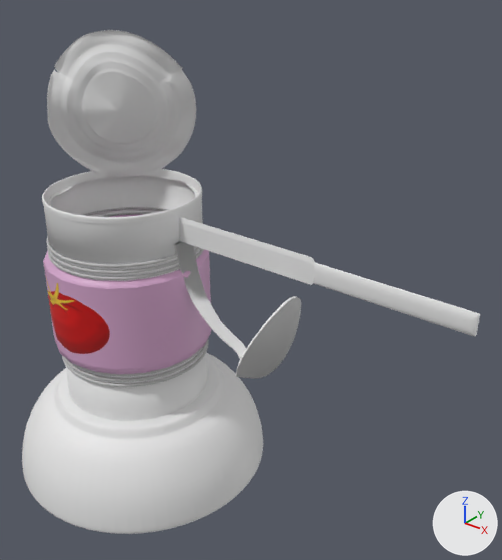
Renders of the FBX model Assets/Models/GarbageGun.fbx from each side of a commit.
Rendered twice from a 50 mm lens placed at (5.18, -5.62, 5.63), pointed at (0.39, 0.37, 1.92). Arrows for +X, +Y and +Z are at lower right; the lights stay in place. Where no turn or scale is listed for an object, it has been applied to the vertices.

The first picture shows 'bowl', 'kaleng', 'knife', 'pCylinder1', 'polySurface20', 'polySurface22', 'spoon'.
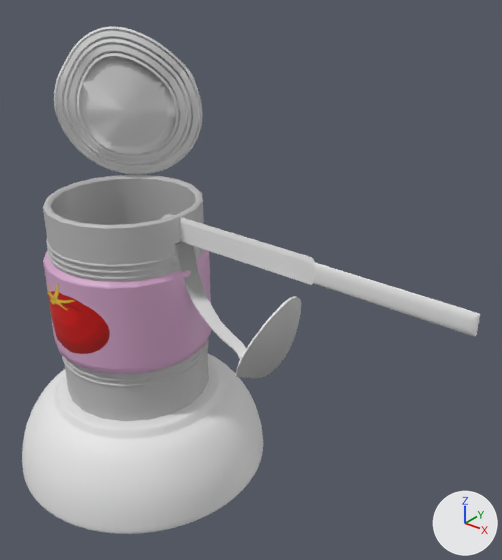
Boxes (x1, y1, x2, y2) around the edits, measured in the pictures (502 x 560 px):
```json
{"object": "kaleng", "change": "deleted", "before": [42, 30, 208, 421]}
{"object": "pCylinder2", "change": "added", "after": [43, 175, 209, 421]}
{"object": "polySurface26", "change": "added", "after": [54, 27, 202, 175]}
```

Edits to the scene script, one JSON object a line:
```json
{"op": "add", "block": "me_mesh_012_1", "code": ["me_mesh_012_1 = bpy.data.meshes.new('Mesh.012')", "me_mesh_012_1.from_pydata(...)  # 7714 vertices, 8452 faces; spans x -0.81..0.81, y -0.6..0.62, z -1.0..1.0", "me_mesh_012_1.materials.append(mat_test_1)  # white #e7e7e7"]}
{"op": "add", "block": "me_mesh_013_1", "code": ["me_mesh_013_1 = bpy.data.meshes.new('Mesh.013')", "me_mesh_013_1.from_pydata(...)  # 120 vertices, 102 faces; spans x -1.01..1.01, y -1.01..1.01, z -1.43..1.43", "me_mesh_013_1.materials.append(mat_lambert1)  # grey #bcbcbc"]}
{"op": "remove", "block": "ob_kaleng", "code": ["ob_kaleng = bpy.data.objects.new('kaleng', me_mesh_014)", "ob_kaleng.location = (-1.4, 0.0, 1.34)"]}
{"op": "add", "block": "ob_polysurface26", "code": ["ob_polysurface26 = bpy.data.objects.new('polySurface26', me_mesh_012_1)", "ob_polysurface26.location = (-1.87, 0.6, 3.69)"]}
{"op": "add", "block": "ob_pcylinder2", "code": ["ob_pcylinder2 = bpy.data.objects.new('pCylinder2', me_mesh_013_1)", "ob_pcylinder2.location = (-1.39, 0.0, 1.26)"]}
```
